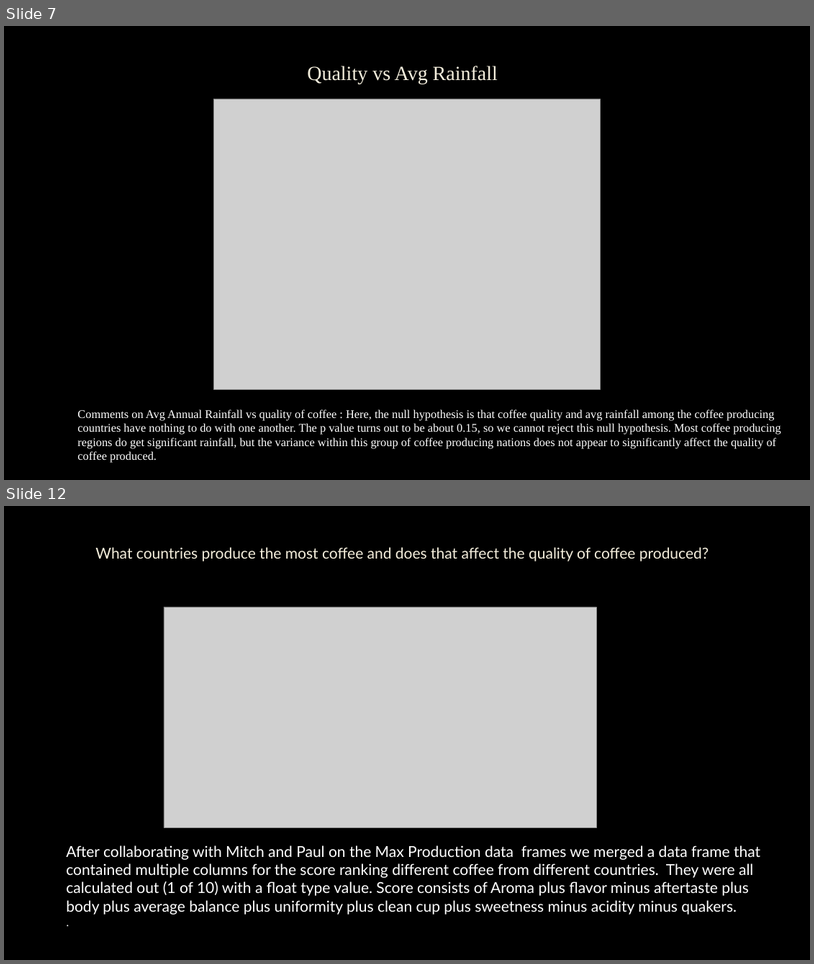
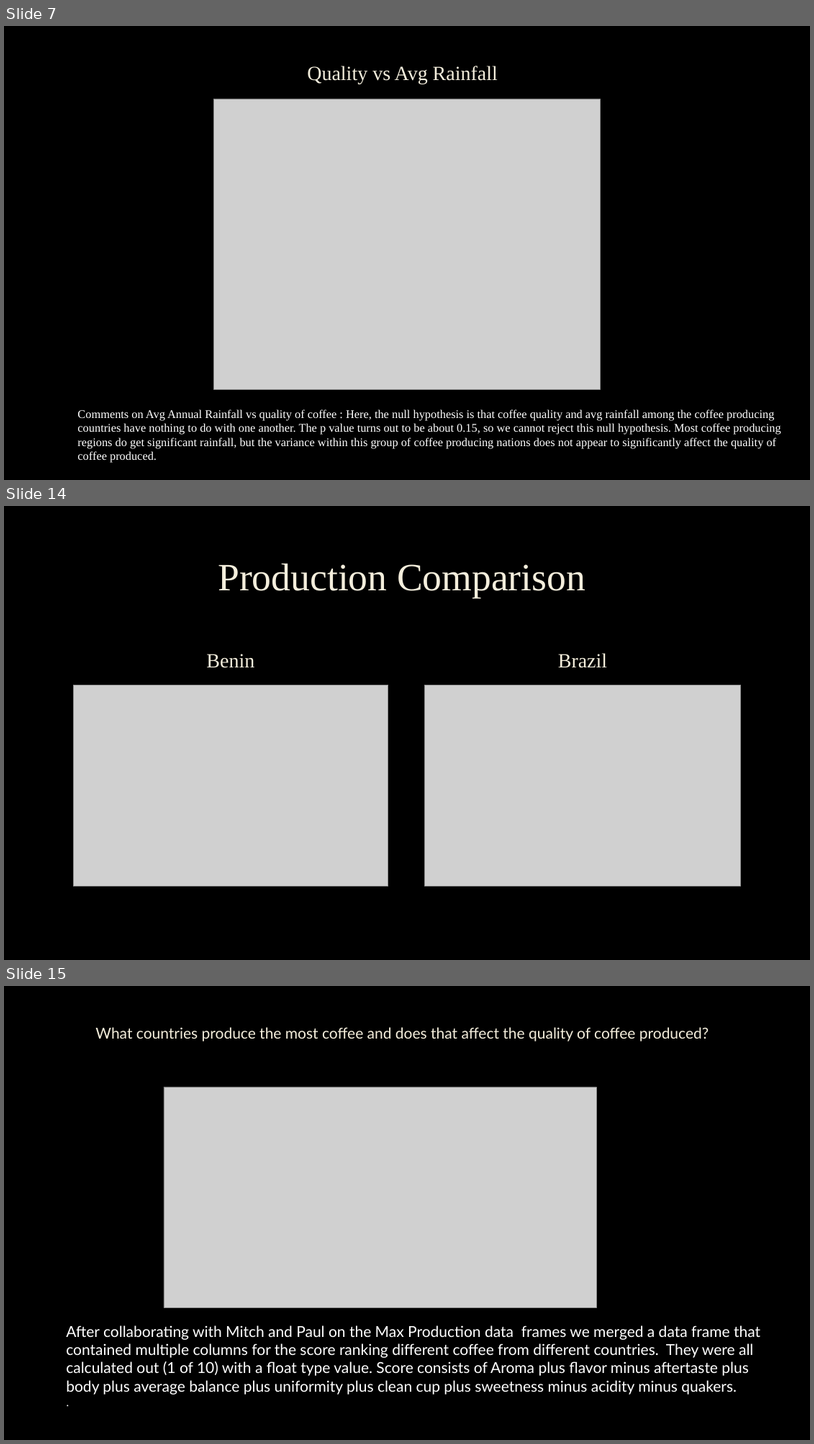
Before and after one commit to colinroberts-data-analytics-portfolio/project1, a slide deck: A Study of Coffee Production.pptx. Shown one above the other, each under a label of ours: slides 7 and 12 before the commit, slides 7, 14 and 15 after it; the slides between them are not shown. The pictures are 814x964 and 814x1444 pixels, drawn with LibreOffice and Linux fonts; fonts in the diff are those of the drawing; grey boxes stand for pictures; background and template pictures are left out. Boxes give left, top, right and bottom in pixels: in the first picture for what was removed or moved away, otherwise in the second. Text is boxed around its words. In the diff, an @@ line names an element or a change of style, - is before the commit and + after.

Commit message:
Updated Coffee Production Graphs

```diff
--- a/A Study of Coffee Production.pptx
+++ b/A Study of Coffee Production.pptx
@@ slide 14 added at (x1=4, y1=506, x2=810, y2=960), background picture (left out) @@
@@ title added at (x1=218, y1=563, x2=586, y2=598), 46 pt, text #F4EEDC @@
+Production Comparison
@@ text added at (x1=206, y1=654, x2=255, y2=668), 24 pt, text #F4EEDC @@
+Benin
@@ text added at (x1=558, y1=653, x2=607, y2=668), 24 pt, text #F4EEDC @@
+Brazil
@@ picture added at (x1=73, y1=685, x2=388, y2=886) @@
@@ picture added at (x1=425, y1=685, x2=741, y2=886) @@
@@ what was slide 12 is now slide 15 @@
```
Also in this commit, not shown: 6 other slides added, 4 slides removed.
